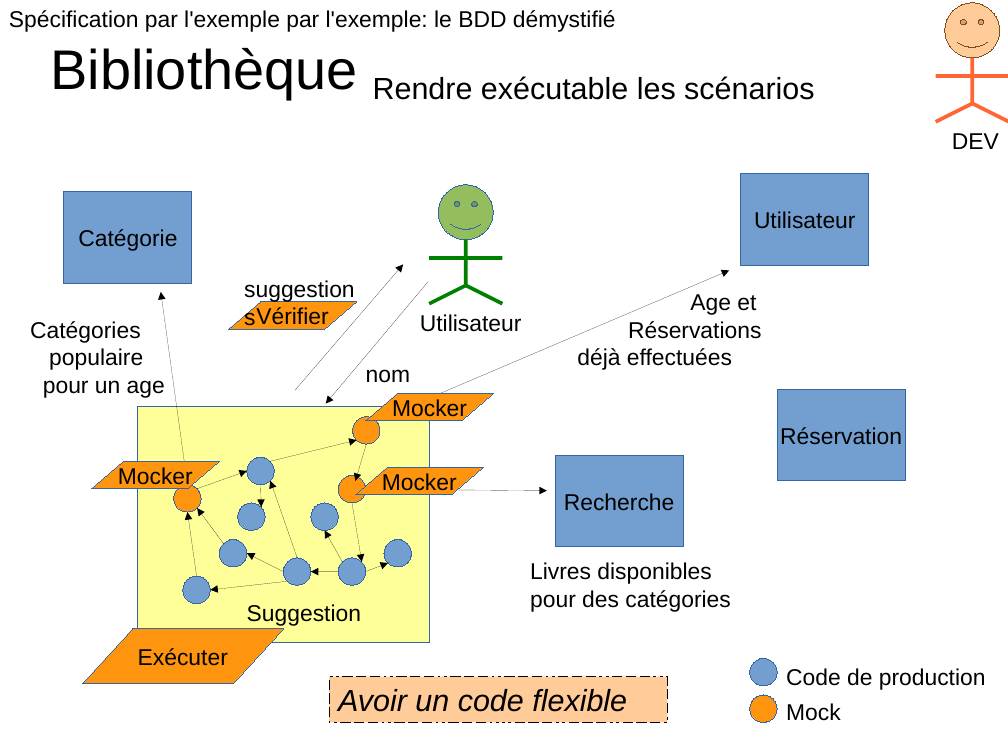
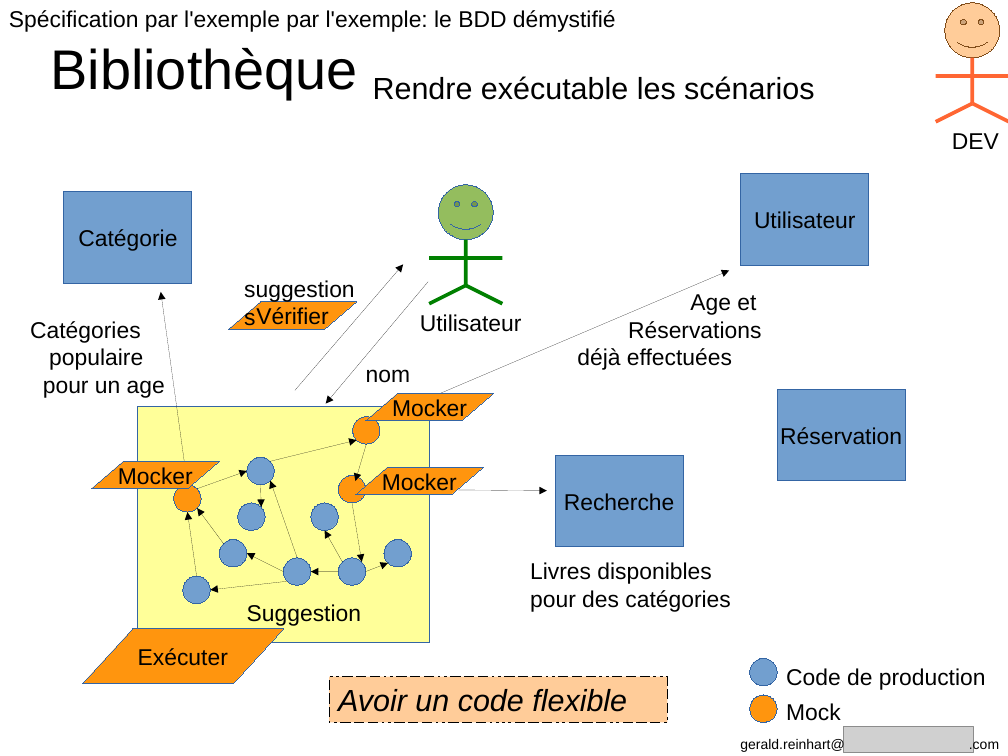
Before and after one commit to GeReinhart/dojo-bdd-library-ws-java, a slide deck: slide 38 of doc/BDD_presentation_agile_grenoble_2016.odp. Drawn at 1008x756 pixels with LibreOffice and Linux fonts; fonts in the diff are those of the drawing; grey boxes stand for pictures. Boxes give left, top, right and bottom in pixels: in the first picture for what was removed or moved away, otherwise in the second. Text is boxed around its words. In the diff, an @@ line names an element or a change of style, - is before the commit and + after.

```diff
--- a/doc/BDD_presentation_agile_grenoble_2016.odp
+++ b/doc/BDD_presentation_agile_grenoble_2016.odp
@@ text added at (740, 738, 999, 753), 11 pt, text #000000 @@
+gerald.reinhart@ .com
@@ picture added at (843, 726, 973, 753) @@
```
Also in this commit, not shown: 50 other slides changed, 7 slides added, 1 slide removed.
